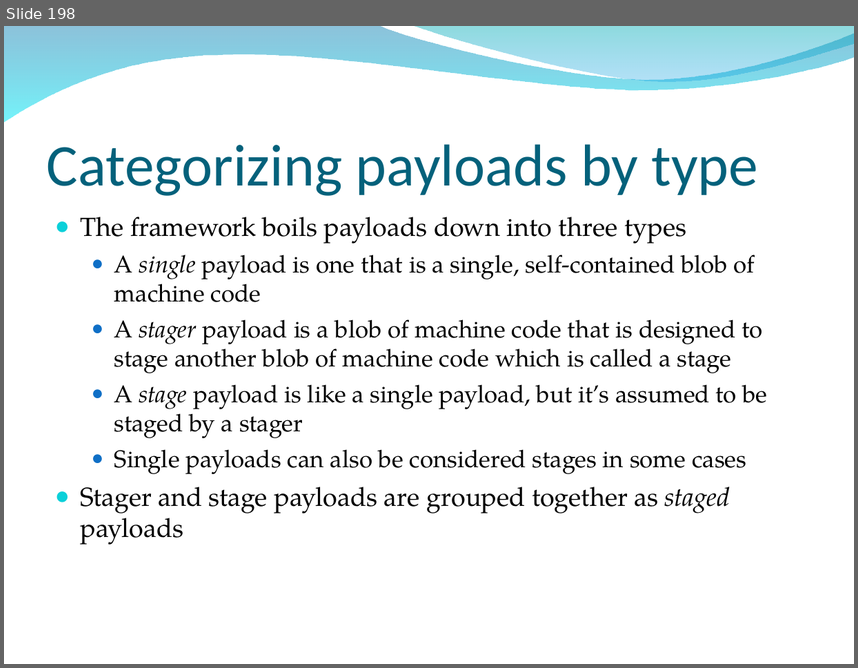
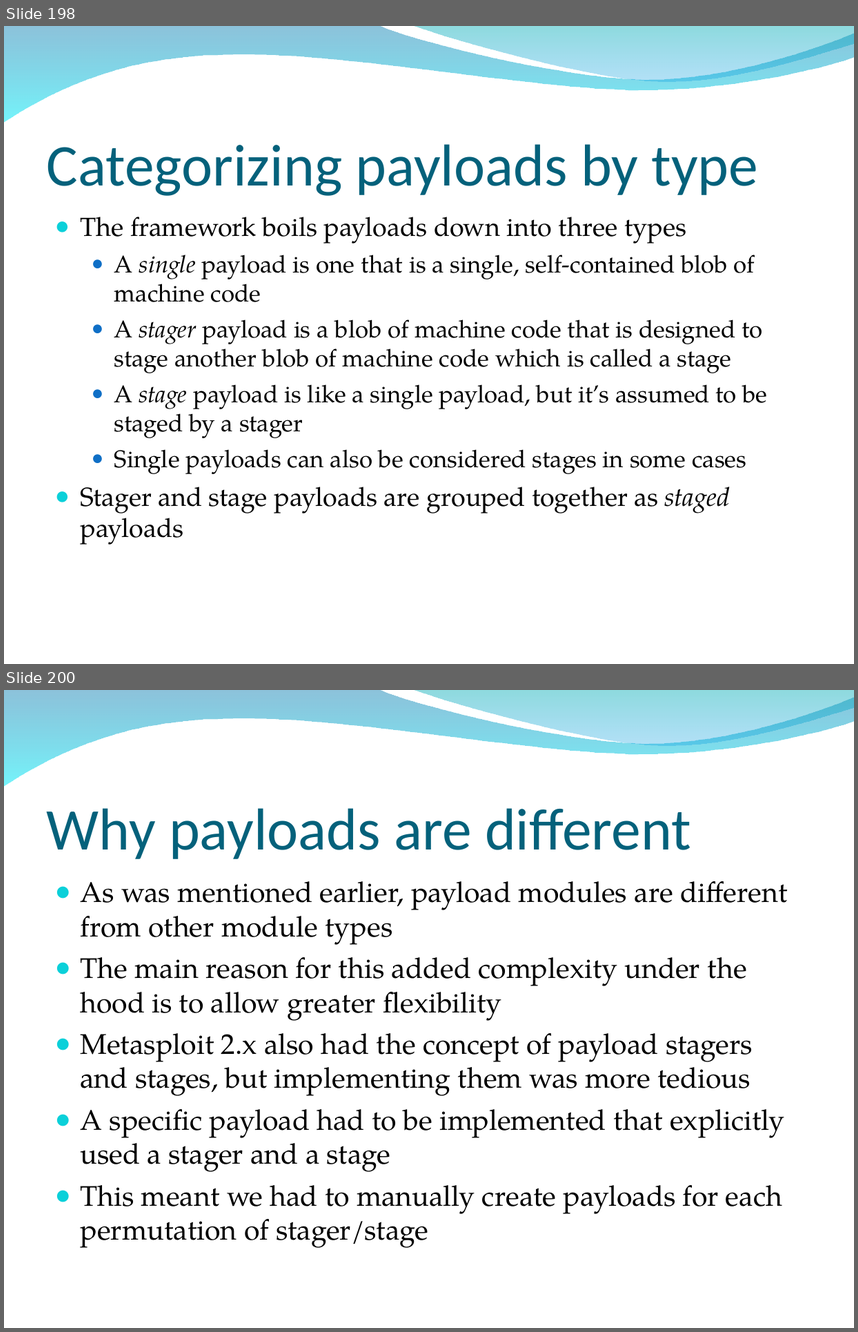
Before and after one commit to bedestall5/metasploit-framework, a slide deck: dev/materials/msf3_internals_training/slides/bh_training_deck.ppt. Shown one above the other, each under a label of ours: slide 198 before the commit, slides 198 and 200 after it; the slides between them are not shown. The pictures are 858x668 and 858x1332 pixels, drawn with LibreOffice and Linux fonts; fonts in the diff are those of the drawing; background and template pictures are left out. Boxes give left, top, right and bottom in pixels: in the first picture for what was removed or moved away, otherwise in the second. Text is boxed around its words. In the diff, an @@ line names an element or a change of style, - is before the commit and + after.

```diff
--- a/dev/materials/msf3_internals_training/slides/bh_training_deck.ppt
+++ b/dev/materials/msf3_internals_training/slides/bh_training_deck.ppt
@@ slide 200 added at <box>4,690,854,1328</box>, background picture (left out); not listed: 2 template elements that a slide beside it also shows @@
@@ title added at <box>47,808,691,859</box>, 50 pt, text #04617B @@
+Why payloads are different
@@ text added at <box>80,881,787,1248</box>, 24.1 pt, text #000000 @@
+● As was mentioned earlier, payload modules are different from other module types
+● The main reason for this added complexity under the hood is to allow greater flexibility
+● Metasploit 2.x also had the concept of payload stagers and stages, but implementing them was more tedious
+● A specific payload had to be implemented that explicitly used a stager and a stage
+● This meant we had to manually create payloads for each permutation of stager/stage
```
Also in this commit, not shown: 6 slides changed, 21 other slides added, 4 slides removed.
